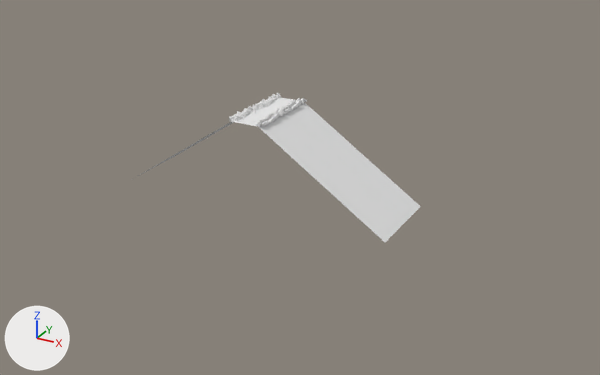
Two versions of the OBJ model VektoriaApp/models/RoadTiles/RoadTiles_Basic/RoadTile_Basic4.obj, one commit apart.
Both versions are drawn from a camera (50 mm lens) standing at (1367.0, -2269.0, 881.0) and looking at (116.0, 6.0, -256.0). Arrows for +X, +Y and +Z are at lower left; the lights stay in place. Where no turn or scale is listed for an object, it has been applied to the vertices.

Script lines for the objects in view, before the commit:
```python
me_road_ground_001_plane_003 = bpy.data.meshes.new('Road_Ground.001_Plane.003')
me_road_ground_001_plane_003.from_pydata(...)  # 2587 vertices, 4954 faces, 2 loose edges; spans x -500.0..500.0, y -154.0..155.0, z -300.0..21.0
# faces by material slot: [4, 4950]
me_road_ground_001_plane_003.materials.append(mat_road_008)  # white #e7e7e7
me_road_ground_001_plane_003.materials.append(mat_rockwall_002)  # white #e7e7e7
ob_road_ground_001_plane_003 = bpy.data.objects.new('Road_Ground.001_Plane.003', me_road_ground_001_plane_003)
ob_road_ground_001_plane_003.location = (0.0, 0.0, 0.0)
```
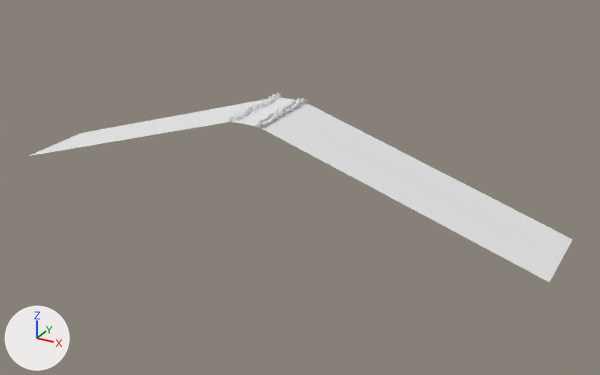
Edits to the scene script, one JSON object a line:
```json
{"block": "me_road_ground_001_plane_003", "where": "me_road_ground_001_plane_003.from_pydata(...)  # 2587 vertices, 4954 faces, 2 loose edges; spans x -500.0..500.0, y -154.0..155.0, z -300.0..21.0"}
{"block": "me_road_ground_001_plane_003", "where": "# used by ob_road_ground_001_plane_003; location = (0.0, 0.0, 0.0)"}
{"block": "me_road_ground_001_plane_003", "change": "me_road_ground_001_plane_003 part 1"}
{"op": "set", "path": "me_road_ground_001_plane_003.vertices[5].co", "old": "(500.0, -150.0, -300.0)", "new": "(1000.0, -150.0, -300.0)", "note": "pixel (385, 242) -> pixel (549, 282)"}
{"op": "set", "path": "me_road_ground_001_plane_003.vertices[6].co", "old": "(500.0, 150.0, -300.0)", "new": "(1000.0, 150.0, -300.0)", "note": "pixel (420, 206) -> pixel (572, 239)"}
{"block": "me_road_ground_001_plane_003", "change": "me_road_ground_001_plane_003 part 2"}
{"op": "set", "path": "me_road_ground_001_plane_003.vertices[7].co", "old": "(-500.0, 150.0, -300.0)", "new": "(-1000.0, 150.0, -300.0)", "note": "pixel (178, 154) -> pixel (81, 133)"}
{"op": "set", "path": "me_road_ground_001_plane_003.vertices[8].co", "old": "(-500.0, -150.0, -300.0)", "new": "(-1000.0, -150.0, -300.0)", "note": "pixel (129, 180) -> pixel (27, 156)"}
```

What differs and where, as boxes [x1, y1, x2, y2] in the pictures (600 x 375 px; the box of a moved part takes in the faces that stretch with it):
```json
{"object": "Road_Ground.001_Plane.003", "change": "reshaped", "before": [131, 93, 421, 242], "after": [29, 93, 573, 282], "on screen": "87% wider, 27% taller"}
{"part": 1, "of": "me_road_ground_001_plane_003", "change": "moved or reshaped", "before": [259, 102, 421, 242], "after": [259, 102, 573, 282]}
{"part": 2, "of": "me_road_ground_001_plane_003", "change": "moved or reshaped", "before": [131, 122, 234, 180], "after": [29, 99, 267, 156]}
```
